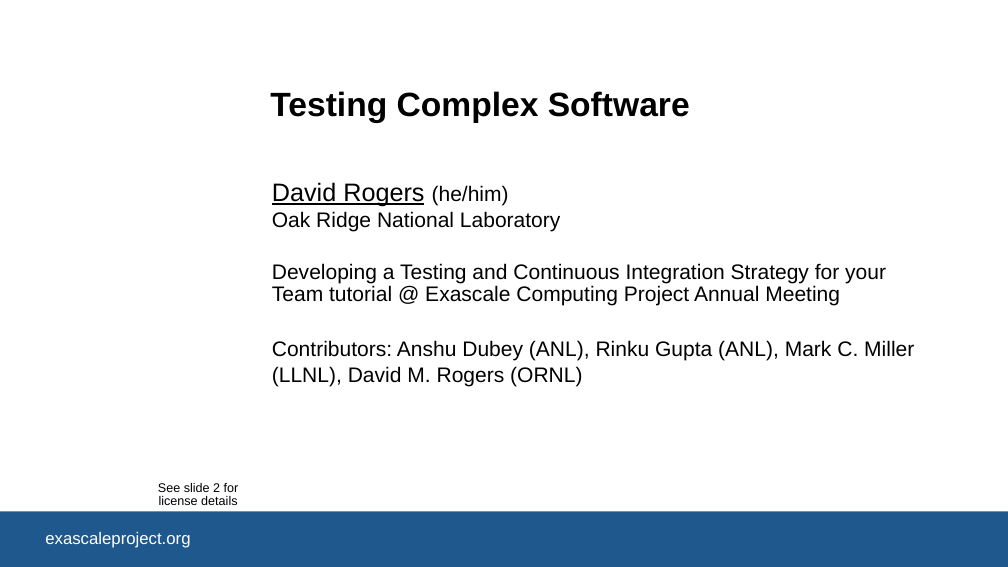
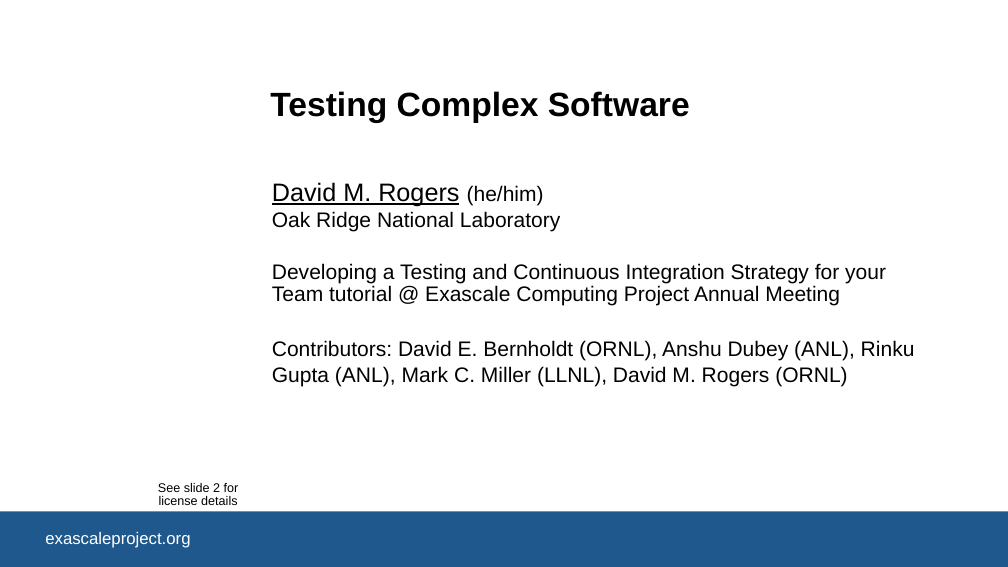
Before and after one commit to bssw-tutorial/presentations, a slide deck: slide 1 of testing-advanced.pptx. Drawn at 1008x567 pixels with LibreOffice and Linux fonts; fonts in the diff are those of the drawing; background and template pictures are left out. Boxes give left, top, right and bottom in pixels: in the first picture for what was removed or moved away, otherwise in the second. Text is boxed around its words. In the diff, an @@ line names an element or a change of style, - is before the commit and + after.

Commit message:
Updated presentations for ECP

```diff
--- a/testing-advanced.pptx
+++ b/testing-advanced.pptx
@@ subtitle at [272, 182, 560, 231]: text changed @@
-David Rogers (he/him)
-Oak Ridge National Laboratory
+David M. Rogers (he/him)
+Oak Ridge National Laboratory
@@ subtitle at [272, 340, 915, 386]: text changed @@
-Contributors: Anshu Dubey (ANL), Rinku Gupta (ANL), Mark C. Miller (LLNL), David M. Rogers (ORNL)
+Contributors: David E. Bernholdt (ORNL), Anshu Dubey (ANL), Rinku Gupta (ANL), Mark C. Miller (LLNL), David M. Rogers (ORNL)
```
Also in this commit, not shown: 1 other slide changed, 4 slides added, 1 other file.
